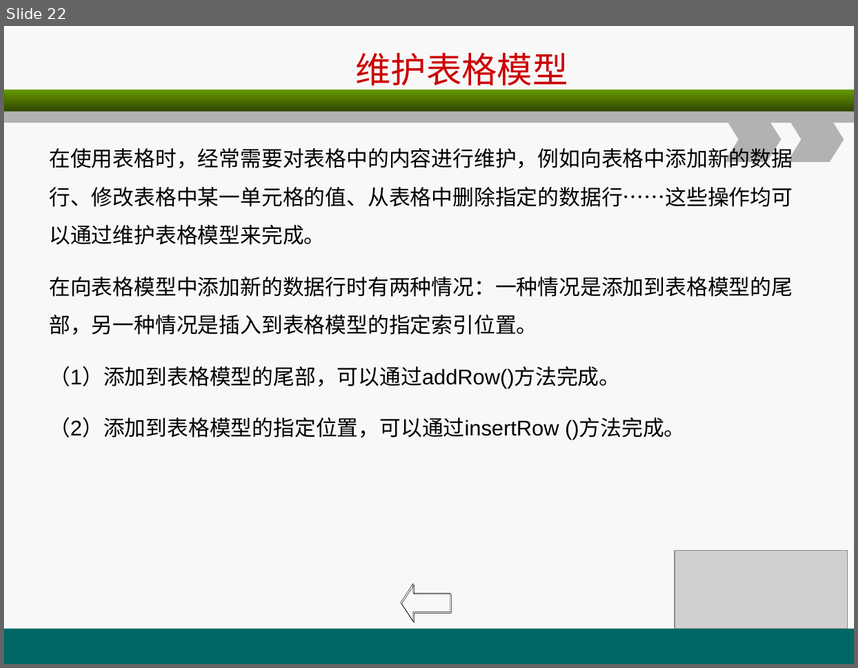
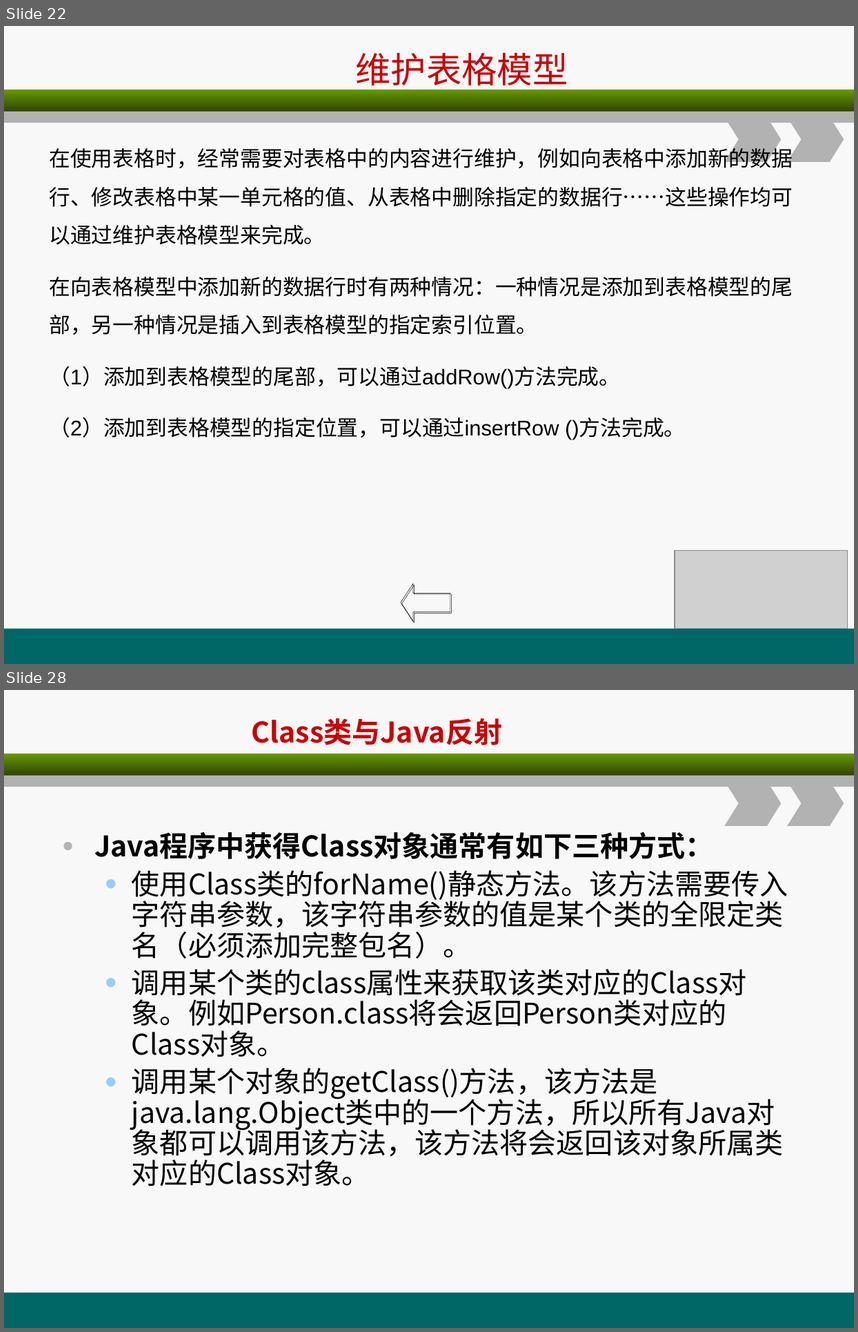
Before and after one commit to christwei/gitDoc, a slide deck: 课件/环宇/javaSE进阶/B1.ppt. Shown one above the other, each under a label of ours: slide 22 before the commit, slides 22 and 28 after it; the slides between them are not shown. The pictures are 858x668 and 858x1332 pixels, drawn with LibreOffice and Linux fonts; fonts in the diff are those of the drawing; grey boxes stand for pictures. Boxes give left, top, right and bottom in pixels: in the first picture for what was removed or moved away, otherwise in the second. Text is boxed around its words. In the diff, an @@ line names an element or a change of style, - is before the commit and + after.

```diff
--- a/课件/环宇/javaSE进阶/B1.ppt
+++ b/课件/环宇/javaSE进阶/B1.ppt
@@ slide 28 added at [4,690,854,1328], background #F8F8F8; not listed: 5 template elements that a slide beside it also shows @@
@@ text added at [252,718,503,745], 24 pt, text #CC0000, bold @@
+Class类与Java反射
@@ text added at [94,831,789,1186], 24 pt, text #000000 @@
+• Java程序中获得Class对象通常有如下三种方式：
+  • 使用Class类的forName()静态方法。该方法需要传入字符串参数，该字符串参数的值是某个类的全限定类名（必须添加完整包名）。
+  • 调用某个类的class属性来获取该类对应的Class对象。例如Person.class将会返回Person类对应的Class对象。
+  • 调用某个对象的getClass()方法，该方法是java.lang.Object类中的一个方法，所以所有Java对象都可以调用该方法，该方法将会返回该对象所属类对应的Class对象。
```
Also in this commit, not shown: 1 slide changed, 20 other slides added, 17 other files.
